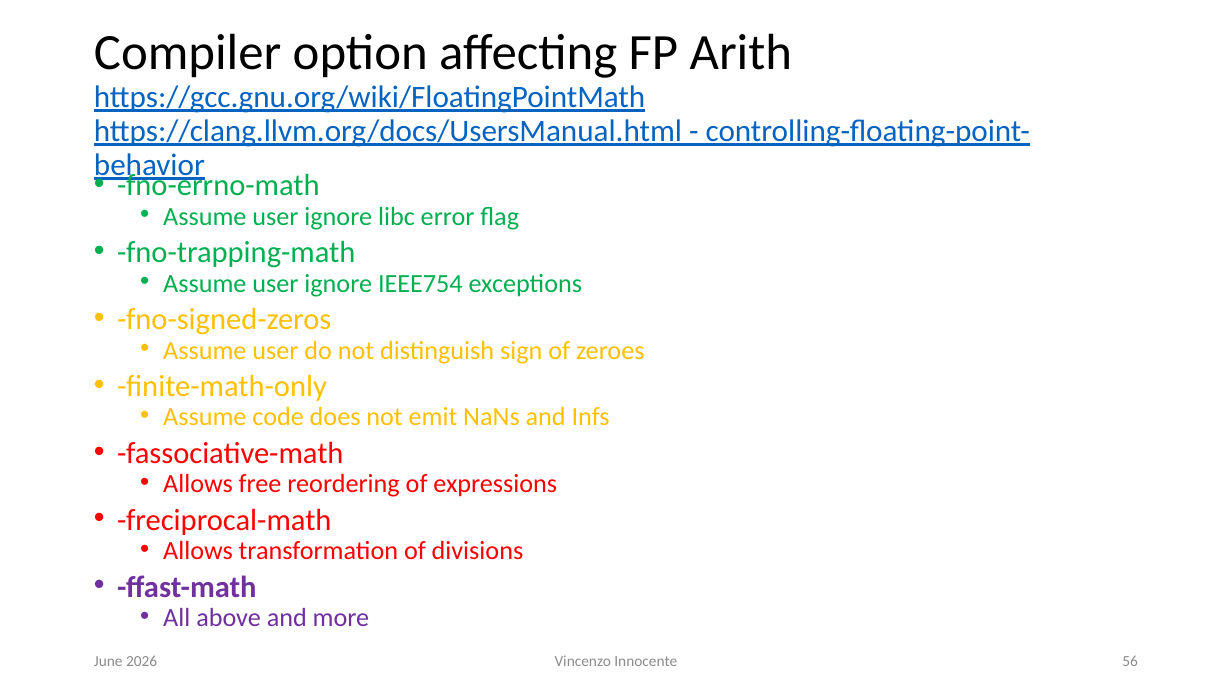
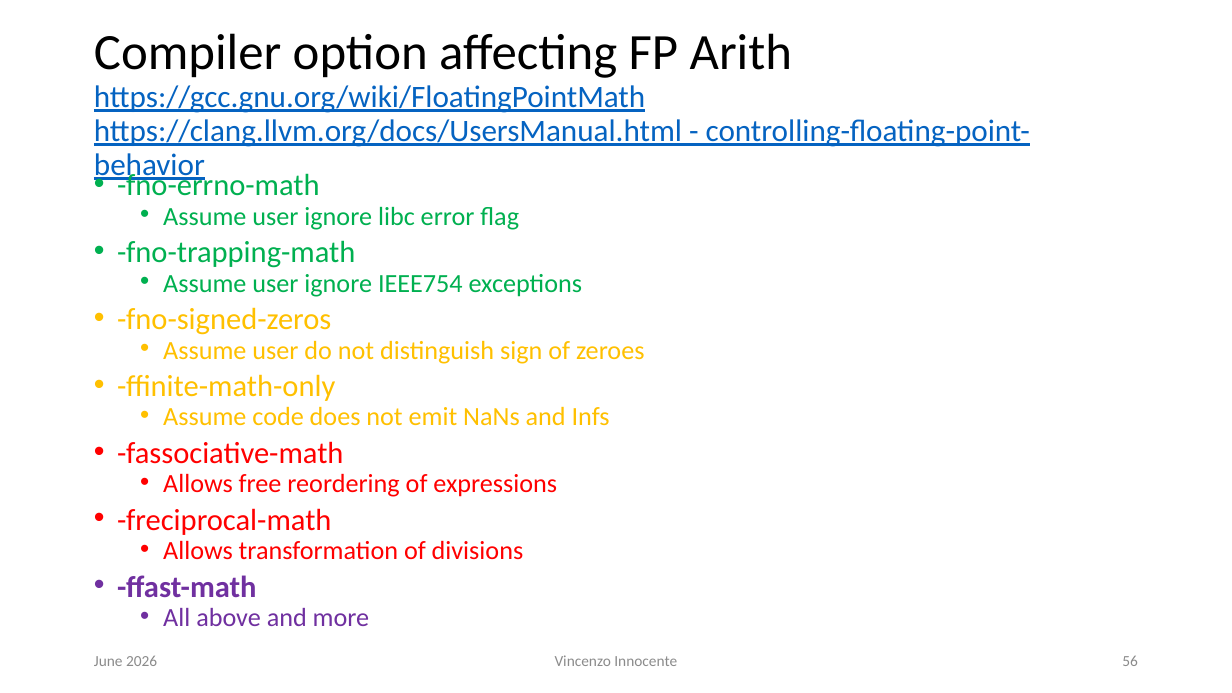
Before and after one commit to VinInn/FPCourse, a slide deck: slide 56 of Slides/FPforScientist.pptx. Drawn at 1232x693 pixels with LibreOffice and Linux fonts; fonts in the diff are those of the drawing. Boxes give left, top, right and bottom in pixels: in the first picture for what was removed or moved away, otherwise in the second. Text is boxed around its words. In the diff, an @@ line names an element or a change of style, - is before the commit and + after.

```diff
--- a/Slides/FPforScientist.pptx
+++ b/Slides/FPforScientist.pptx
@@ text at box(117, 374, 335, 401): text changed @@
-• -finite-math-only
+• -ffinite-math-only
```
Also in this commit, not shown: 2 other slides changed.
